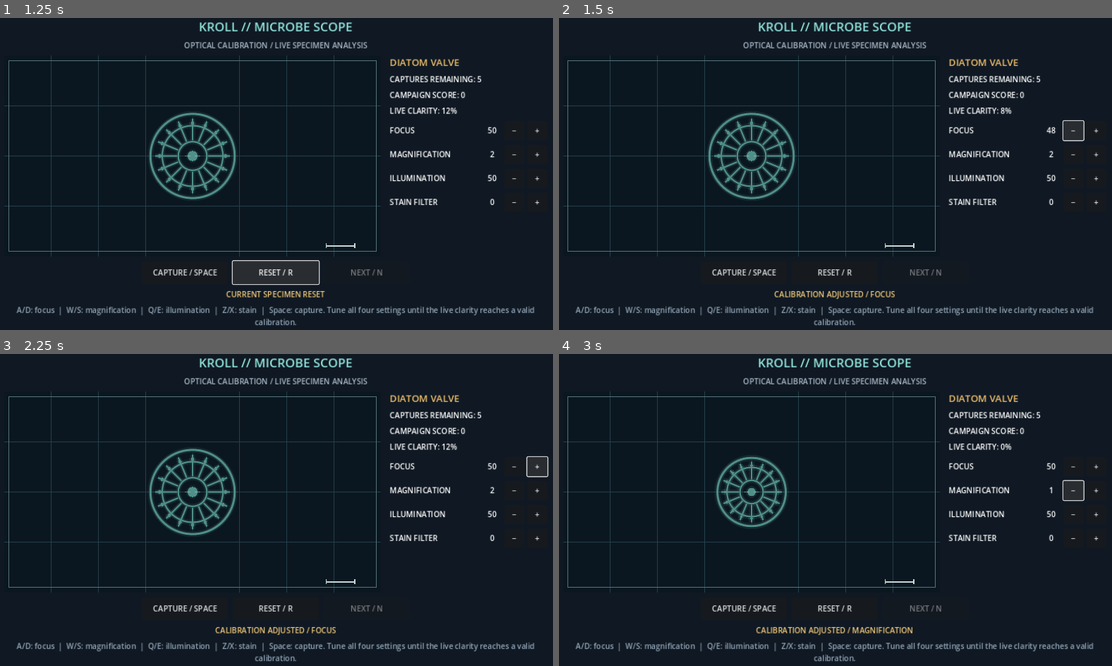
Above: before the commit, frames 1-4 (two rows, left to right).
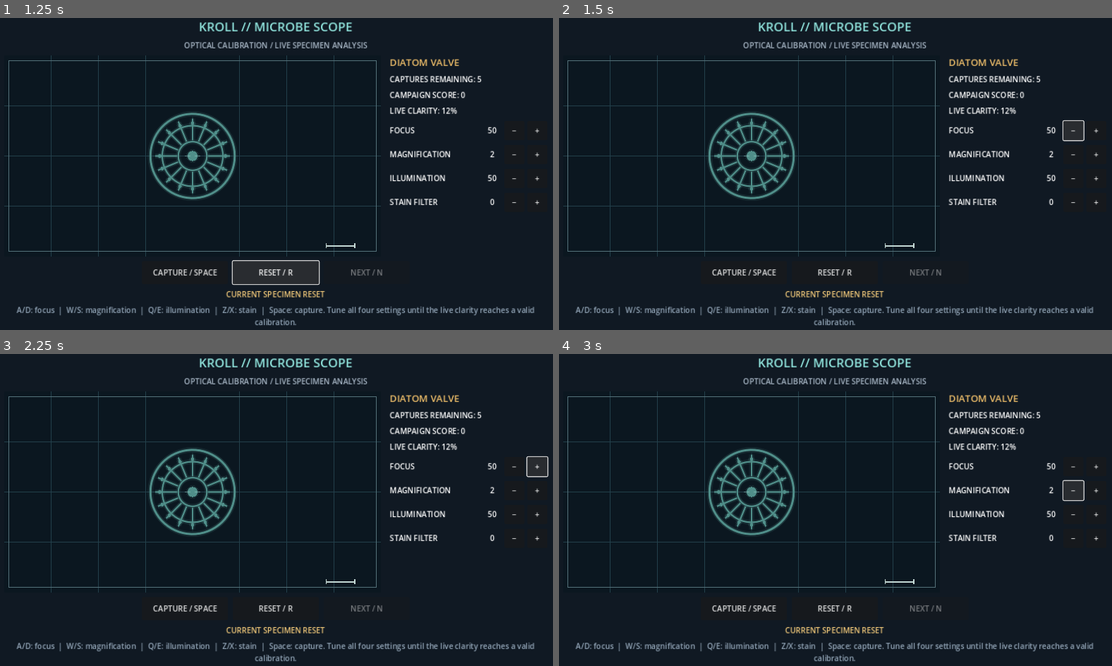
Above: after the commit, the same moments.

Repository: qaqp980520-prog/2126-Survival
Game: Godot game, scene res://main.tscn
Two runs of this game, one before a commit and one after it. Both use one fixed random seed, a clock stepped at 60 frames per second and the inputs below.
Inputs:
- Up to frame 1 (1.25 s): click "RESET / R" at 0.5 s
- Up to frame 2 (1.5 s): click "−" at 1.25 s
- Up to frame 3 (2.25 s): click "+" at 2 s
- Up to frame 4 (3 s): click "−" at 2.75 s

Frame 1 is identical in both runs. In frame 2, 0.4% of the frame differs, in the area x 38-90%, y 28-91%; in frame 3, 0.3%; in frame 4, 2.1%, in the area x 27-90%, y 28-91%.
Error after the commit: Invalid access to property or key 'specimen_index' on a base object of type 'Dictionary'. (res://main.gd:222)

Commit message:
Run 81: prevent duplicate Microbe Scope capture credit on reset

Diff:
--- a/daily_games/KROLL_Microbe_Scope/rules.gd
+++ b/daily_games/KROLL_Microbe_Scope/rules.gd
@@ -131,5 +131,19 @@
 func reset_specimen(state: Dictionary) -> Dictionary:
     var index: int = int(state.get("specimen_index", -1))
     if index < 0 or index >= SPECIMENS.size():
-        return {}
-    return create_state(index, int(state.get("score", 0)), int(state.get("captures", 0)))
+        return {"ok": false, "reason": "invalid_specimen", "state": state.duplicate(true)}
+    var status: String = str(state.get("status", ""))
+    if status == "complete":
+        return {"ok": false, "reason": "campaign_complete", "state": state.duplicate(true)}
+    if not ["active", "failed", "captured"].has(status):
+        return {"ok": false, "reason": "invalid_status", "state": state.duplicate(true)}
+    var carried_score: int = maxi(0, int(state.get("score", 0)))
+    var carried_captures: int = maxi(0, int(state.get("captures", 0)))
+    if status == "captured":
+        var credited_clarity: int = clampi(int(state.get("last_clarity", 0)), 0, 100)
+        carried_score = maxi(0, carried_score - credited_clarity)
+        carried_captures = maxi(0, carried_captures - 1)
+    return {
+        "ok": true,
+        "state": create_state(index, carried_score, carried_captures)
+    }
